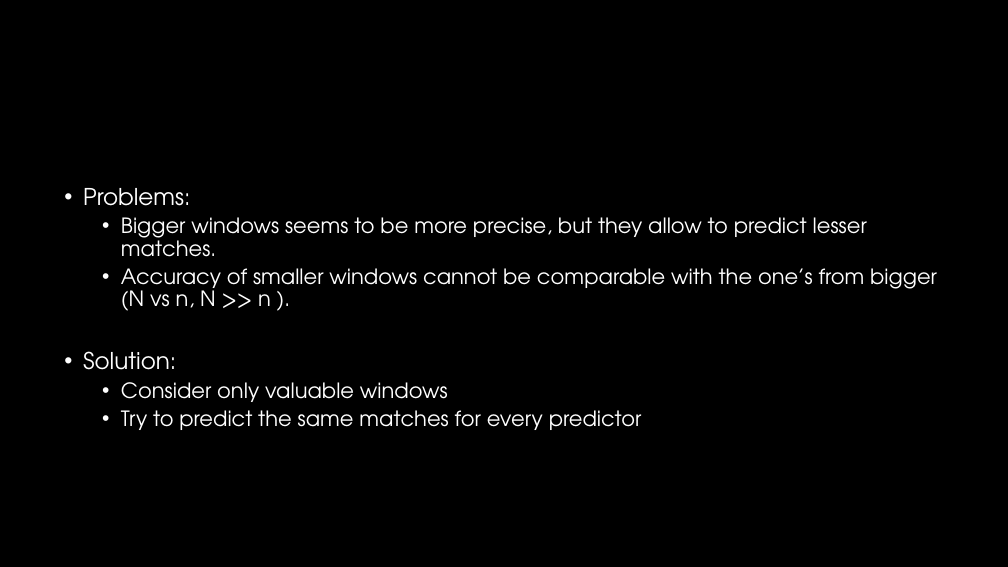
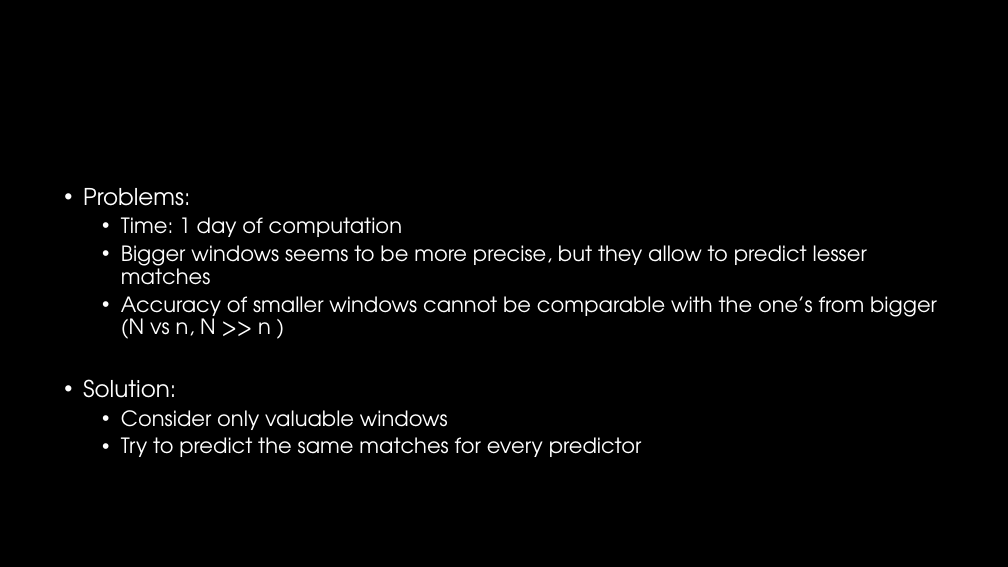
Before and after one commit to P1Analytics/DataMining-Football-Match-Prediction, a slide deck: slide 10 of TODO/spa_presentation.pptx. Drawn at 1008x567 pixels with LibreOffice and Linux fonts; fonts in the diff are those of the drawing; background and template pictures are left out. Boxes give left, top, right and bottom in pixels: in the first picture for what was removed or moved away, otherwise in the second. Text is boxed around its words. In the diff, an @@ line names an element or a change of style, - is before the commit and + after.

```diff
--- a/TODO/spa_presentation.pptx
+++ b/TODO/spa_presentation.pptx
@@ text at [121, 217, 937, 339]: text changed @@
-  • Bigger windows seems to be more precise, but they allow to predict lesser matches.
-  • Accuracy of smaller windows cannot be comparable with the one’s from bigger (N vs n, N >> n ).
+  • Time: 1 day of computation
+  • Bigger windows seems to be more precise, but they allow to predict lesser matches
+  • Accuracy of smaller windows cannot be comparable with the one’s from bigger (N vs n, N >> n )
```
Also in this commit, not shown: 1 other slide changed, 2 other files.
